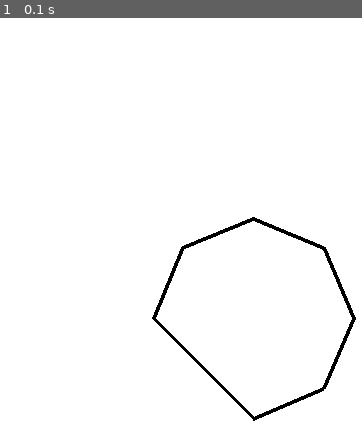
Above: before the commit, frame 1.
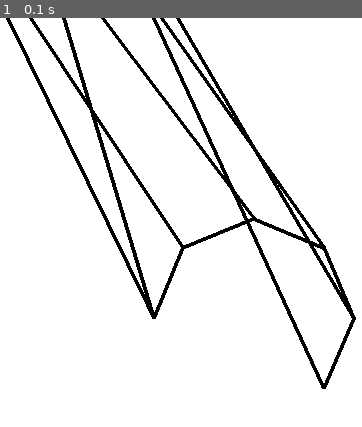
Above: after the commit, the same moment.

Repository: mikprin/skolkovo_graphics_labs
Game: pygame game, started from Lab2/pygame_lab.py
Same seed, same stepped clock (60 frames per second), same inputs: the game is played once before the commit and once after it.
Inputs:
- Up to frame 1 (0.1 s): no input

The runs differ from the first frame. In frame 1, 5.4% of the frame differs, in the area x 1-98%, y 0-99%.

Commit message:
rotation matrix

Diff:
--- a/Lab2/pygame_lab.py
+++ b/Lab2/pygame_lab.py
@@ -33,11 +33,6 @@
 
 # ============= Matrices ==================
 
-# rotation_z = np.matrix([
-#     [np.cos(angle), -np.sin(angle), 0],
-#     [np.sin(angle), np.cos(angle), 0],
-#     [0, 0, 1],
-# ])
 
 # rotation_y = np.matrix([
 #     [np.cos(angle), 0, np.sin(angle)],
@@ -55,13 +50,20 @@
     [0, 1, 0]
 ])
 
+
+def rotation_matrix(angle):
+    rotation_matrix = np.matrix([
+        [np.cos(angle), -np.sin(angle), 0],
+        [np.sin(angle), np.cos(angle), 0],
+        [0, 0, 1]])
+
+    return rotation_matrix
 # ============= Functions ==================
 def drawline(point1, point2):
     # tuple1 = (point1.vec[0, 0], point1.vec[1, 0])
     # tuple2 = (point2.vec[0, 0], point2.vec[1, 0])
     pygame.draw.line(screen, BLACK, (point1.x,
                         point1.y), (point2.x, point2.y), width = 4)
-
 
 
 # ============= Classes ==================
@@ -123,7 +125,10 @@
     # update stuff
     screen.fill(WHITE)
     Wee = Wheel(100, x=screen_center[0], y=screen_center[1])
-    Wee.draw()
+
+    for i in range(len(Wee.points)):
+        Wee.points[i].vecprod(rotation_matrix(4))
+        Wee.draw()
 
     # drawining stuff
 
